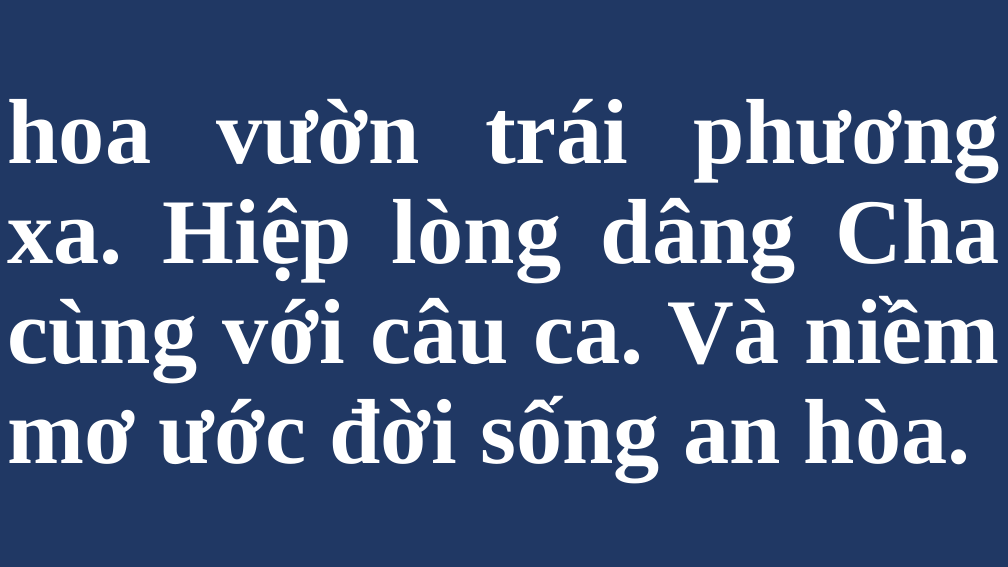
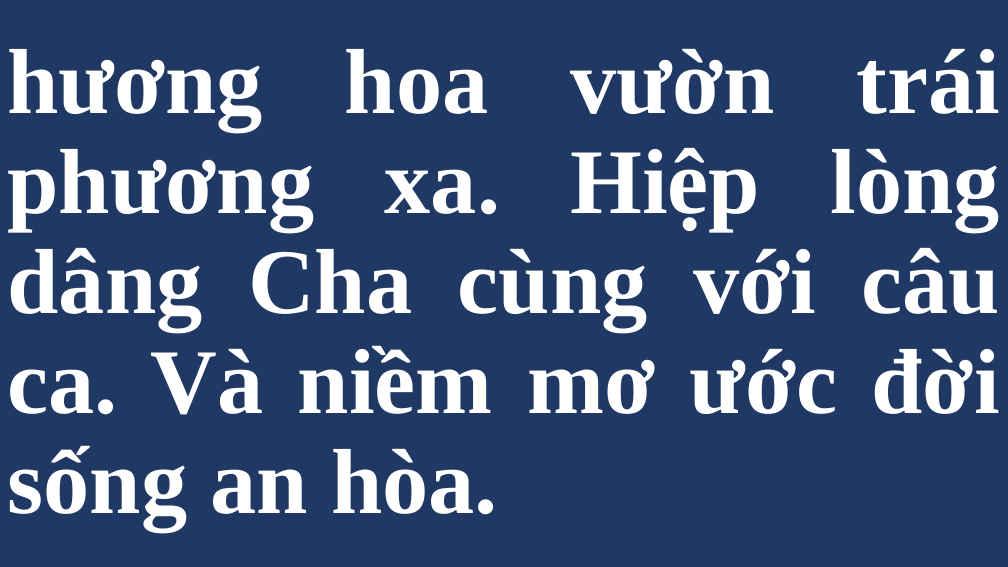
Before and after one commit to anhpeter/song-generator, a slide deck: slide 22 of output/songs.pptx. Drawn at 1008x567 pixels with LibreOffice and Linux fonts; fonts in the diff are those of the drawing. Boxes give left, top, right and bottom in pixels: in the first picture for what was removed or moved away, otherwise in the second. Text is boxed around its words. In the diff, an @@ line names an element or a change of style, - is before the commit and + after.

```diff
--- a/output/songs.pptx
+++ b/output/songs.pptx
@@ title at (8, 48, 1000, 530): text changed @@
-hoa vườn trái phương xa. Hiệp lòng dâng Cha cùng với câu ca. Và niềm mơ ước đời sống an hòa.
+hương hoa vườn trái phương xa. Hiệp lòng dâng Cha cùng với câu ca. Và niềm mơ ước đời sống an hòa.
```
Also in this commit, not shown: 9 other slides changed, 1 slide added, 1 slide removed, 2 other files.
